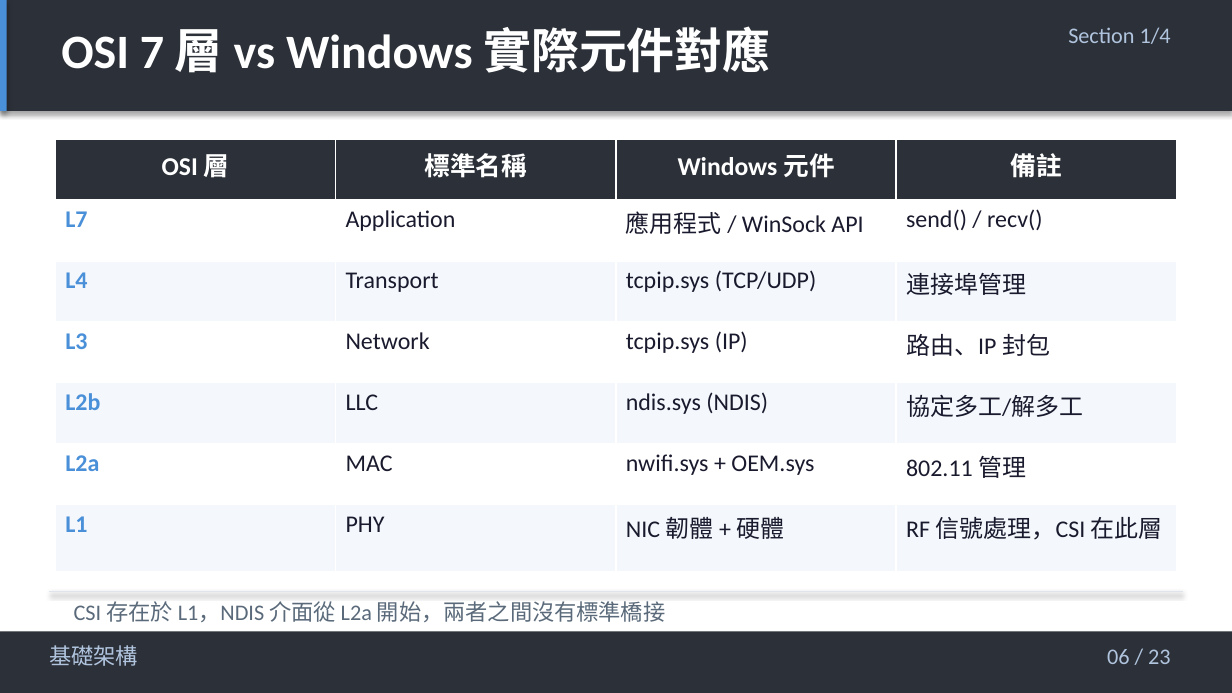
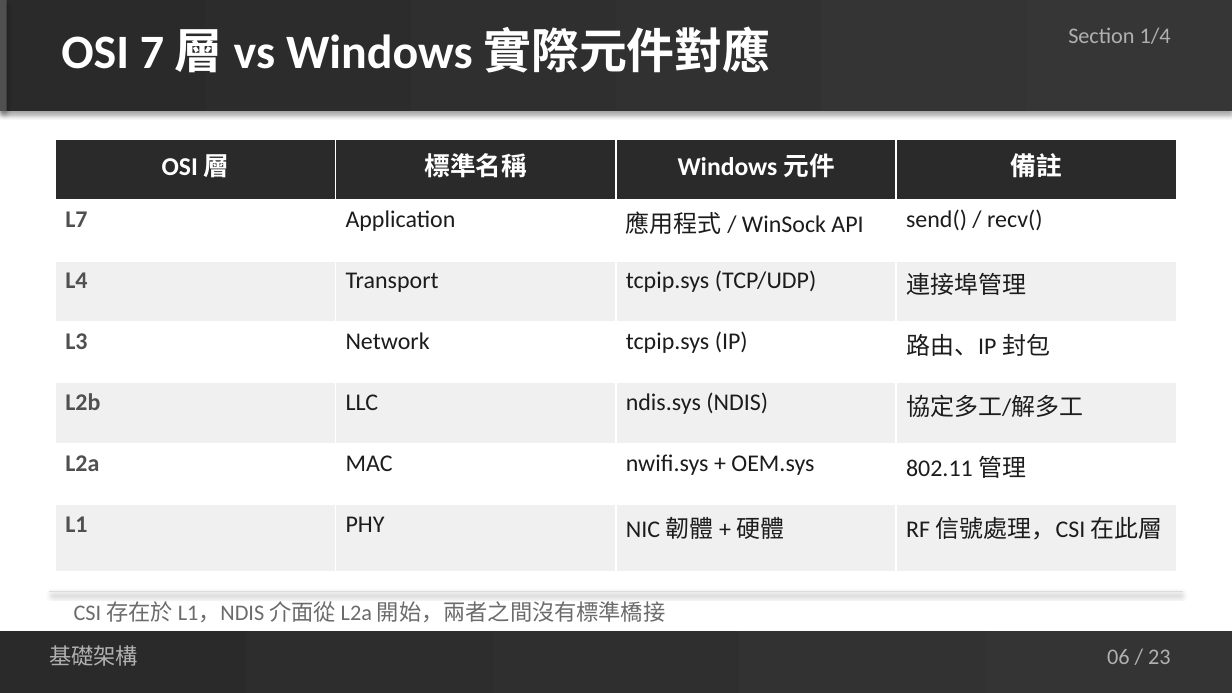
Before and after one commit to jacky92219-cell/network-ppt-project, a slide deck: slide 6 of output/network-card-csi-v5.1.pptx. Drawn at 1232x693 pixels with LibreOffice and Linux fonts; fonts in the diff are those of the drawing. Boxes give left, top, right and bottom in pixels: in the first picture for what was removed or moved away, otherwise in the second. Text is boxed around its words. In the diff, an @@ line names an element or a change of style, - is before the commit and + after.

```diff
--- a/output/network-card-csi-v5.1.pptx
+++ b/output/network-card-csi-v5.1.pptx
@@ rectangle at (0,0,1232,111): fill #2C3038 to gradient #2A2A2A to #363636 @@
@@ rectangle at (0,0,7,111): fill #4A90D9 to #505050 @@
@@ table at (55,139,1174,565) @@
@@ fill #2C3038 to #2A2A2A in row 1 @@
@@ fill #F4F7FB to #F0F0F0 in 12 cells @@
@@ text colour #4A90D9 to #505050 in "L7", "L4", "L3", "L2b" and 2 more places @@
@@ text colour #1A1A2E to #1C1C1C in "Application", "應用程式 / WinSock API", "send() / recv()", "Transport" and 14 more places @@
@@ line (49, 591) - (1183, 591): stroke #E0E5ED 0.5 pt to #DCDCDC 0.5 pt @@
@@ text "CSI 存在於 L1，NDIS 介面從 L2a ..." at (74,601,665,622): text colour #5A6A7A to #6B6B6B @@
@@ rectangle at (0,631,1232,692): fill #2C3038 to gradient #2A2A2A to #343434 @@
@@ text colour #B0C4DE to #B0B0B0 in 3 elements at (1068,27,1171,44), (49,645,138,666), (1107,649,1171,664) @@
```
Also in this commit, not shown: 22 other slides changed, 2 other files.
